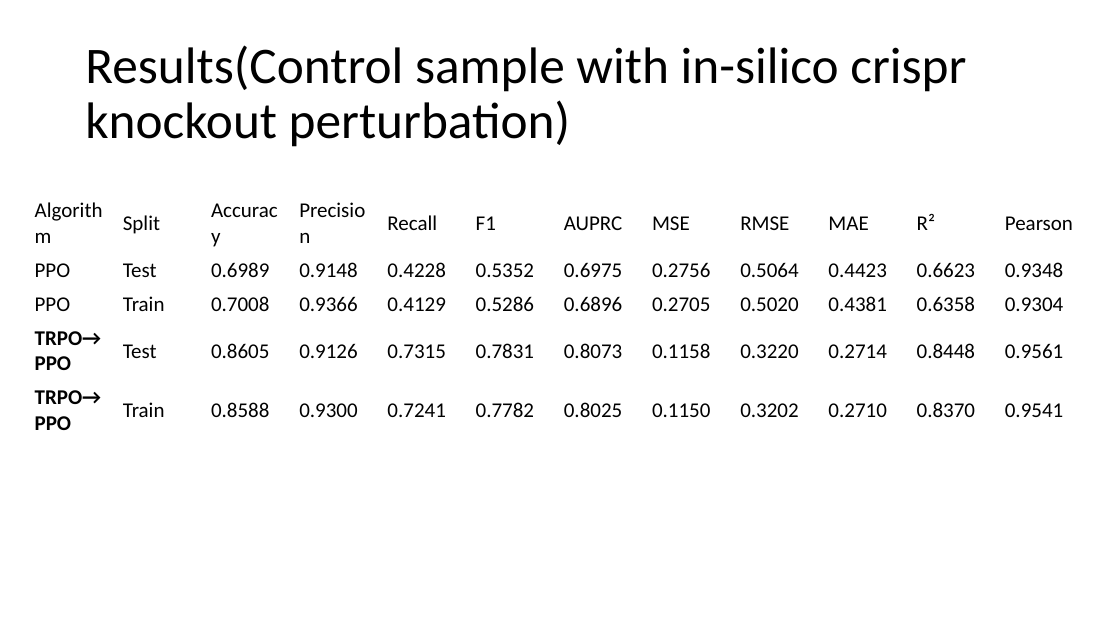
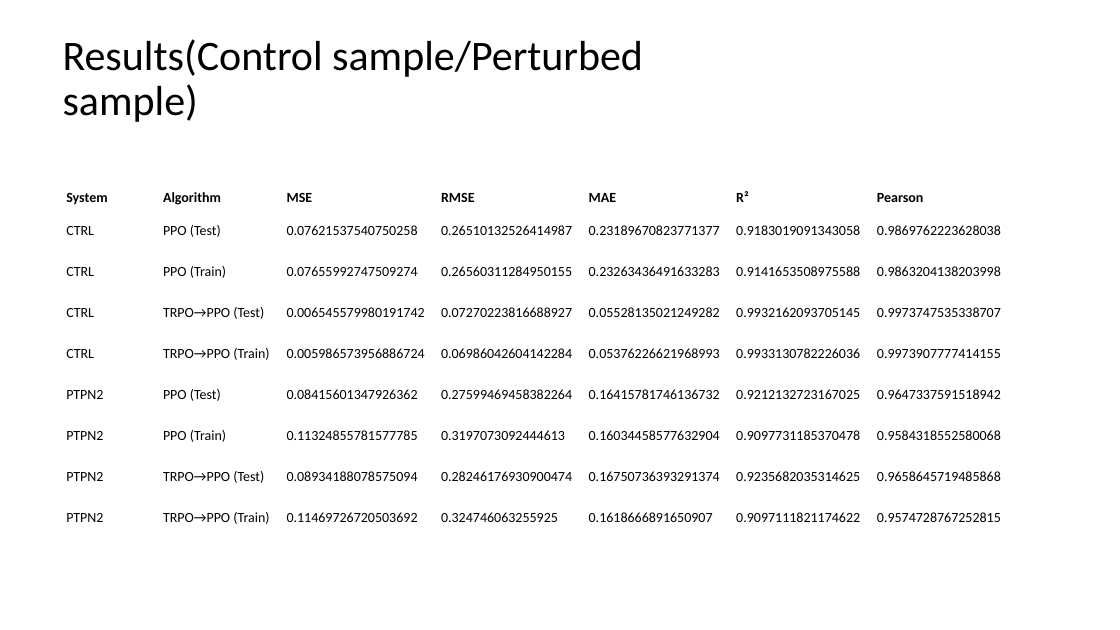
Before and after one commit to boabangf/GNN_RL_gene_trajectory_perturbation, a slide deck: slide 10 of ppt slides for omic codeathon (1).pptx. Drawn at 1120x630 pixels with LibreOffice and Linux fonts; fonts in the diff are those of the drawing. Boxes give left, top, right and bottom in pixels: in the first picture for what was removed or moved away, otherwise in the second. Text is boxed around its words. In the diff, an @@ line names an element or a change of style, - is before the commit and + after.

```diff
--- a/ppt slides for omic codeathon (1).pptx
+++ b/ppt slides for omic codeathon (1).pptx
@@ rectangle added at (x1=0, y1=0, x2=1120, y2=156), fill #FFFFFF @@
@@ title at (x1=63, y1=39, x2=643, y2=122): text changed; size 44 to 36 pt @@
-Results(Control sample with in-silico crispr knockout perturbation)
+Results(Control sample/Perturbed sample)
@@ table at (x1=60, y1=186, x2=1012, y2=539) @@
-Algorithm | Split | Accuracy | Precision | Recall | F1 | AUPRC | MSE | RMSE | MAE | R² | Pearson
-PPO | Test | 0.6989 | 0.9148 | 0.4228 | 0.5352 | 0.6975 | 0.2756 | 0.5064 | 0.4423 | 0.6623 | 0.9348
-PPO | Train | 0.7008 | 0.9366 | 0.4129 | 0.5286 | 0.6896 | 0.2705 | 0.5020 | 0.4381 | 0.6358 | 0.9304
-TRPO→PPO | Test | 0.8605 | 0.9126 | 0.7315 | 0.7831 | 0.8073 | 0.1158 | 0.3220 | 0.2714 | 0.8448 | 0.9561
-TRPO→PPO | Train | 0.8588 | 0.9300 | 0.7241 | 0.7782 | 0.8025 | 0.1150 | 0.3202 | 0.2710 | 0.8370 | 0.9541
+System | Algorithm | MSE | RMSE | MAE | R² | Pearson
+CTRL | PPO (Test) | 0.07621537540750258 | 0.26510132526414987 | 0.23189670823771377 | 0.9183019091343058 | 0.9869762223628038
+CTRL | PPO (Train) | 0.07655992747509274 | 0.26560311284950155 | 0.23263436491633283 | 0.9141653508975588 | 0.9863204138203998
+CTRL | TRPO→PPO (Test) | 0.006545579980191742 | 0.07270223816688927 | 0.05528135021249282 | 0.9932162093705145 | 0.9973747535338707
+CTRL | TRPO→PPO (Train) | 0.005986573956886724 | 0.06986042604142284 | 0.05376226621968993 | 0.9933130782226036 | 0.9973907777414155
+PTPN2 | PPO (Test) | 0.08415601347926362 | 0.27599469458382264 | 0.16415781746136732 | 0.9212132723167025 | 0.9647337591518942
+PTPN2 | PPO (Train) | 0.11324855781577785 | 0.3197073092444613 | 0.16034458577632904 | 0.9097731185370478 | 0.9584318552580068
+PTPN2 | TRPO→PPO (Test) | 0.08934188078575094 | 0.28246176930900474 | 0.16750736393291374 | 0.9235682035314625 | 0.9658645719485868
+PTPN2 | TRPO→PPO (Train) | 0.11469726720503692 | 0.324746063255925 | 0.1618666891650907 | 0.9097111821174622 | 0.9574728767252815
@@ table resized from (x1=26, y1=193, x2=1085, y2=437) to (x1=60, y1=186, x2=1012, y2=539) @@
```
Also in this commit, not shown: 3 other slides changed, 5 slides added, 1 slide removed.
